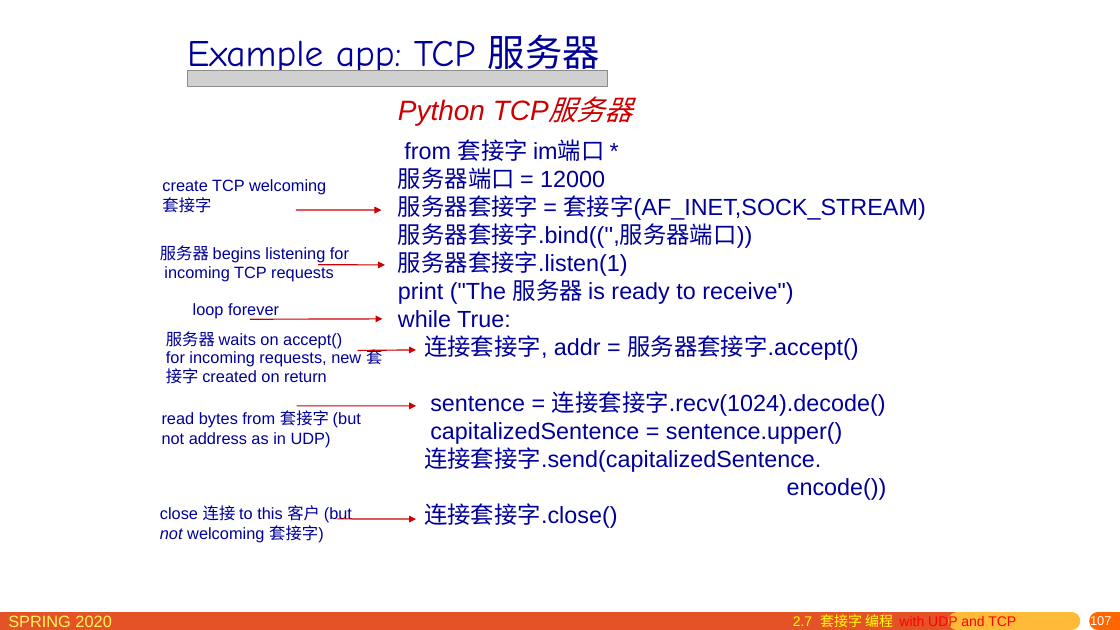
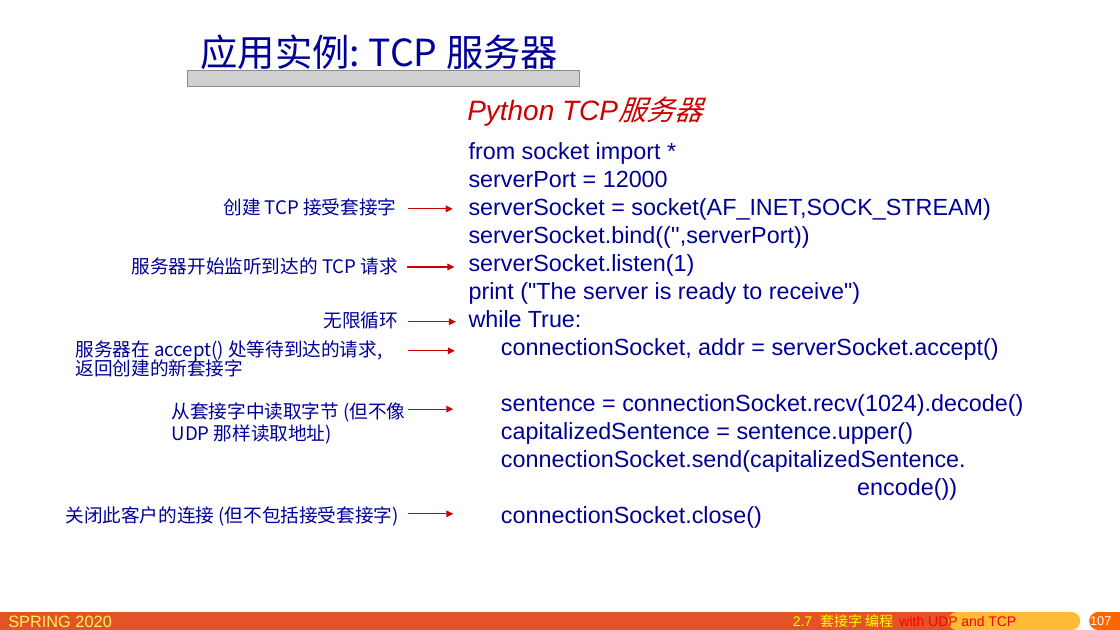
Before and after one commit to network-distributed/presentations, a slide deck: slide 107 of chapter2_cn.pptx. Drawn at 1120x630 pixels with LibreOffice and Linux fonts; fonts in the diff are those of the drawing; grey boxes stand for pictures. Boxes give left, top, right and bottom in pixels: in the first picture for what was removed or moved away, otherwise in the second. Text is boxed around its words. In the diff, an @@ line names an element or a change of style, - is before the commit and + after.

```diff
--- a/chapter2_cn.pptx
+++ b/chapter2_cn.pptx
@@ text at <box>200,34,558,76</box>: text changed; font Comic Neue to Noto Sans CJK SC @@
-Example app: TCP 服务器
+应用实例: TCP 服务器
@@ picture: place and size @@
-picture at <box>187,71,607,87</box>
+picture at <box>187,71,580,87</box>
@@ text "Python TCP服务器": place and size @@
-text "Python TCP服务器" at <box>398,99,485,125</box>
+text "Python TCP服务器" at <box>467,99,554,125</box>
@@ text "from socket import *": place and size @@
-text "from socket import *" at <box>398,139,926,528</box>
+text "from socket import *" at <box>469,142,1023,528</box>
@@ text at <box>469,142,991,304</box>: text changed @@
-from 套接字 im端口 *
-服务器端口 = 12000
-服务器套接字 = 套接字(AF_INET,SOCK_STREAM)
-服务器套接字.bind(('',服务器端口))
-服务器套接字.listen(1)
-print ("The 服务器 is ready to receive")
+from socket import *
+serverPort = 12000
+serverSocket = socket(AF_INET,SOCK_STREAM)
+serverSocket.bind(('',serverPort))
+serverSocket.listen(1)
+print ("The server is ready to receive")
@@ text at <box>223,198,396,216</box>: text changed; size 14 to 16 pt; font Arial to Noto Sans CJK SC @@
-create TCP welcoming
-套接字
+创建 TCP 接受套接字
@@ arrow moved from (296, 210) - (381, 210) to (408, 209) - (453, 209) @@
@@ text at <box>132,257,398,275</box>: text changed; size 14 to 16 pt; font Arial to Noto Sans CJK SC @@
-服务器 begins listening for incoming TCP requests
+服务器开始监听到达的 TCP 请求
@@ arrow moved from (318, 265) - (385, 265) to (408, 267) - (455, 267) @@
@@ text removed at <box>193,303,279,319</box> @@
-loop forever
@@ text added at <box>323,311,397,329</box>, 16 pt, text #000099 @@
+无限循环
@@ arrow moved from (250, 319) - (382, 319) to (408, 322) - (456, 322) @@
@@ text at <box>76,340,382,377</box>: text changed; size 14 to 16 pt; font Arial to Noto Sans CJK SC @@
-服务器 waits on accept()
-for incoming requests, new 套接字 created on return
+服务器在 accept() 处等待到达的请求,
+返回创建的新套接字
@@ arrow moved from (358, 350) - (416, 350) to (408, 351) - (455, 351) @@
@@ text at <box>501,338,1023,416</box>: text changed @@
-连接套接字, addr = 服务器套接字.accept()
-sentence = 连接套接字.recv(1024).decode()
+connectionSocket, addr = serverSocket.accept()
+sentence = connectionSocket.recv(1024).decode()
@@ text removed at <box>162,410,361,447</box> @@
-read bytes from 套接字 (but not address as in UDP)
@@ text added at <box>172,402,406,444</box>, 16 pt, text #000099 @@
+从套接字中读取字节 (但不像 UDP 那样读取地址)
@@ arrow moved from (297, 406) - (416, 406) to (408, 409) - (454, 409) @@
@@ text at <box>501,450,966,472</box>: text changed @@
-连接套接字.send(capitalizedSentence.
+connectionSocket.send(capitalizedSentence.
@@ text added at <box>66,506,399,526</box>, 16 pt, text #000099 @@
+关闭此客户的连接 (但不包括接受套接字)
@@ text removed at <box>160,505,352,543</box> @@
-close 连接 to this 客户 (but not welcoming 套接字)
@@ text at <box>501,506,762,528</box>: text changed @@
-连接套接字.close()
+connectionSocket.close()
@@ arrow moved from (338, 519) - (416, 519) to (408, 514) - (454, 514) @@
```
Also in this commit, not shown: 9 other slides changed, 1 other file.
